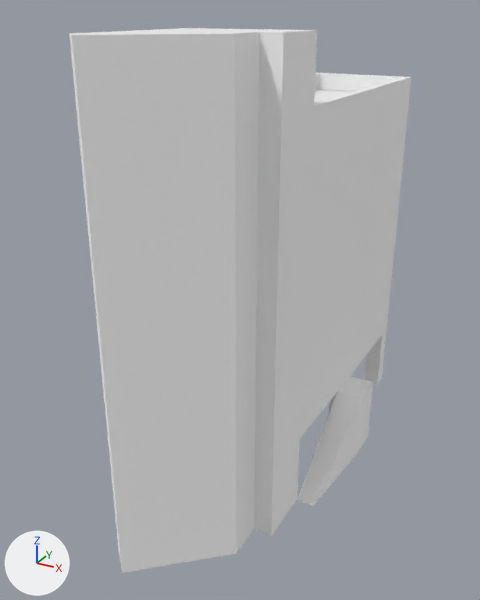
The glTF model models/HanCheon.glb: old version first, new version second.
Rendered twice from a 50 mm lens placed at (18.3, -28.2, 24.8), pointed at (2.5, 0.6, 10.4). The axes (+X, +Y, +Z) are drawn at lower left. The lights are the same throughout. Vertices at the same position are counted once.

Script lines for the objects in view, before the commit:
```python
me_cube = bpy.data.meshes.new('Cube')
me_cube.from_pydata(...)  # 171 vertices, 334 faces; spans x -1.0..8.5, y -9.8..14.0, z 0.0..24.0
me_cube.materials.append(mat_material)  # white #ffffff
ob_cube = bpy.data.objects.new('Cube', me_cube)
ob_cube.location = (0.0, 0.0, 0.0)
```
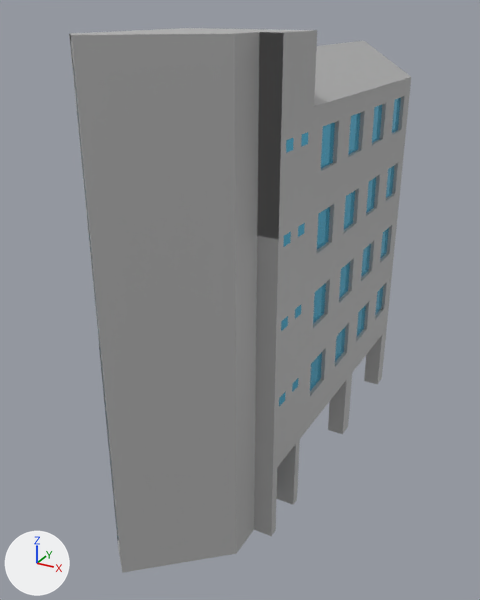
Pixel boxes (x1, y1, x2, y2) of what changed, in the pictures (480 x 600 px):
```json
{"object": "Window", "change": "added", "after": [279, 98, 401, 407], "on screen": "cyan"}
{"part": 1, "of": "me_cube", "change": "built on", "before": [255, 311, 373, 505], "after": [271, 41, 411, 536]}
{"part": 2, "of": "me_cube", "change": "added", "after": [69, 34, 122, 568]}
{"part": 3, "of": "me_cube", "change": "recoloured", "before": [69, 28, 411, 573], "after": [69, 28, 411, 573]}
```

The change, as JSON lines over the scene's bpy script:
```json
{"op": "add", "block": "mat_main", "code": ["mat_main = principled_material('Main')", "mat_main.base_color = (0.462, 0.462, 0.462)  # grey #b5b5b5"]}
{"op": "add", "block": "mat_window", "code": ["mat_window = principled_material('Window')", "mat_window.base_color = (0.103, 0.671, 1.0)  # cyan #5ad6ff", "mat_window.metallic = 0.7", "mat_window.roughness = 0.05"]}
{"block": "me_cube", "where": "# used by ob_cube; location = (0.0, 0.0, 0.0)"}
{"op": "remove", "block": "me_cube", "code": "me_cube.from_pydata(...)  # 171 vertices, 334 faces; spans x -1.0..8.5, y -9.8..14.0, z 0.0..24.0"}
{"op": "add", "block": "me_cube", "code": "me_cube.from_pydata(...)  # 466 vertices, 706 faces; spans x -1.0..7.0, y -9.8..14.0, z 0.0..24.0"}
{"block": "me_cube", "change": "me_cube part 1: 14 vertices removed from x -1.0..8.5, y -4.2..6.5, z 0.0..12.0; 301 vertices added at x -1.0..7.0, y -5.6..14.0, z 0.0..23.0"}
{"block": "me_cube", "change": "me_cube part 2: 8 vertices added at x 1.0..1.7, y -9.5..-8.8, z 1.0..23.0"}
{"block": "me_cube", "change": "me_cube part 3: 252 faces spanning x -1.0..7.0, y -9.8..14.0, z 0.0..24.0 switch from mat_material (white #ffffff) to mat_main (grey #b5b5b5)"}
{"op": "add", "block": "me_window", "code": ["me_window = bpy.data.meshes.new('Window')", "me_window.from_pydata(...)  # 168 vertices, 84 faces; spans x -0.8..7.0, y -9.4..12.9, z 0.0..23.0", "me_window.materials.append(mat_window)  # cyan #5ad6ff"]}
{"op": "add", "block": "ob_window", "code": ["ob_window = bpy.data.objects.new('Window', me_window)", "ob_window.location = (0.0, 0.0, 0.0)"]}
```
